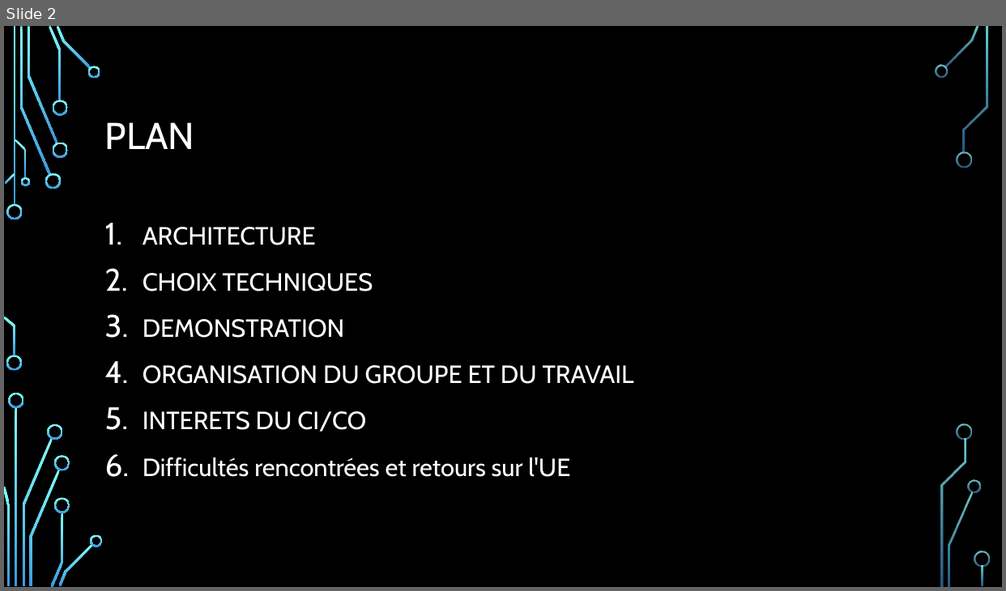
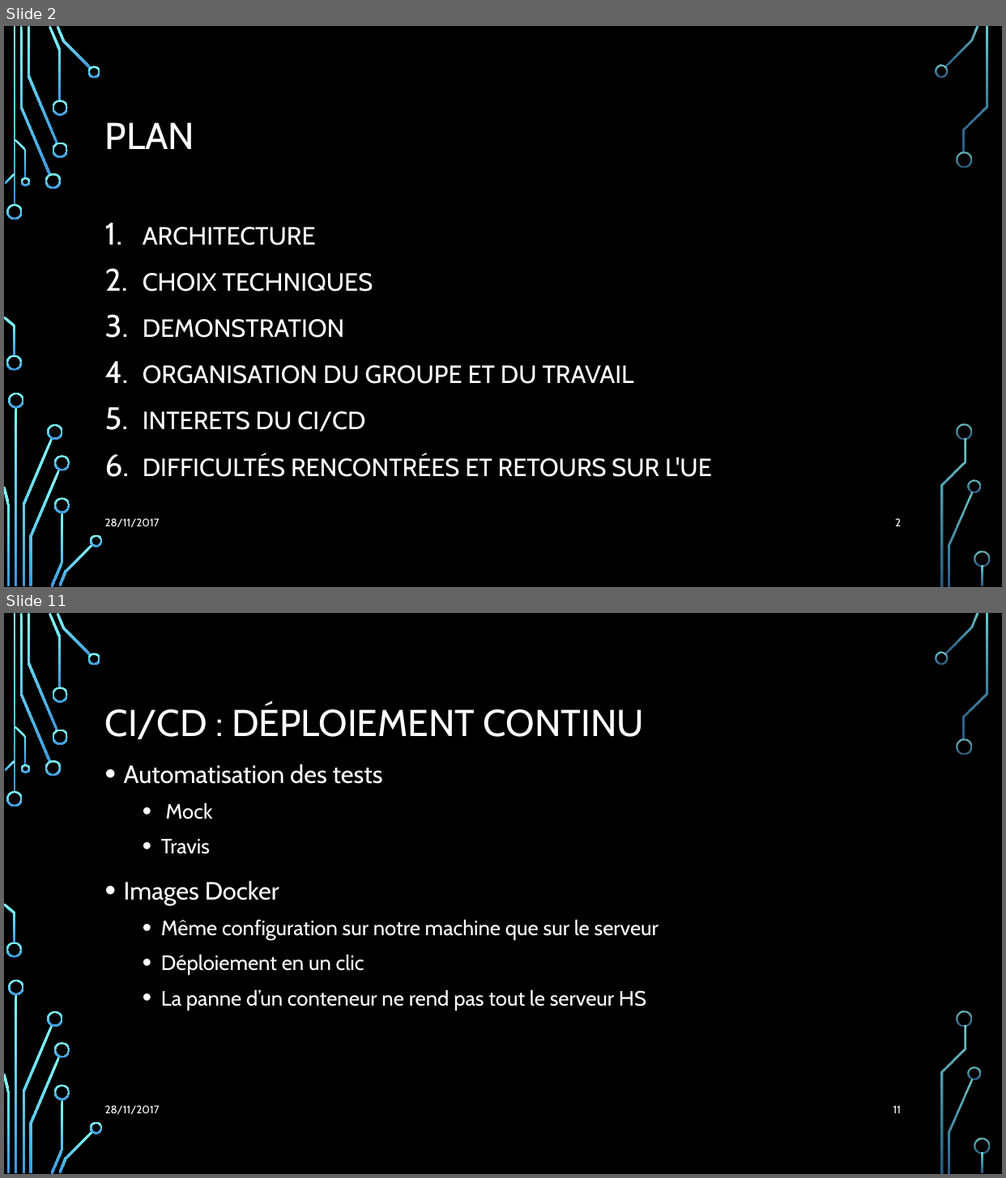
Before and after one commit to Julienbtn/cloud-project-equipe-7, a slide deck: Presentation Cloud.pptx. Shown one above the other, each under a label of ours: slide 2 before the commit, slides 2 and 11 after it; the slides between them are not shown. The pictures are 1006x591 and 1006x1178 pixels, drawn with LibreOffice and Linux fonts; fonts in the diff are those of the drawing; background and template pictures are left out. Boxes give left, top, right and bottom in pixels: in the first picture for what was removed or moved away, otherwise in the second. Text is boxed around its words. In the diff, an @@ line names an element or a change of style, - is before the commit and + after.

```diff
--- a/Presentation Cloud.pptx
+++ b/Presentation Cloud.pptx
@@ slide 11 added at (x1=4, y1=613, x2=1002, y2=1174), background picture (left out); not listed: 36 template elements that a slide beside it also shows @@
@@ title added at (x1=105, y1=705, x2=644, y2=739), 36 pt, text #FFFFFF @@
+CI/CD : DÉPLOIEMENT CONTINU
@@ text added at (x1=124, y1=764, x2=658, y2=1010), 20 pt, text #FFFFFF @@
+• Automatisation des tests
+  • Mock
+  • Travis
+• Images Docker
+  • Même configuration sur notre machine que sur le serveur
+  • Déploiement en un clic
+  • La panne d’un conteneur ne rend pas tout le serveur HS
@@ text added at (x1=105, y1=1105, x2=160, y2=1114), 10.5 pt, text #FFFFFF @@
+28/11/2017
@@ page number added at (x1=893, y1=1105, x2=901, y2=1114), 10.5 pt, text #FFFFFF @@
+11
@@ slide 2 changed as well @@
@@ text at (x1=143, y1=412, x2=712, y2=477): text changed @@
-5. INTERETS DU CI/CO
-6. Difficultés rencontrées et retours sur l'UE
+5. INTERETS DU CI/CD
+6. DIFFICULTÉS RENCONTRÉES ET RETOURS SUR L'UE
@@ text added at (x1=105, y1=518, x2=160, y2=527), 10.5 pt, text #FFFFFF @@
+28/11/2017
@@ page number added at (x1=895, y1=518, x2=901, y2=527), 10.5 pt, text #FFFFFF @@
+2
```
Also in this commit, not shown: 3 other slides changed, 8 other slides added, 4 slides removed.
